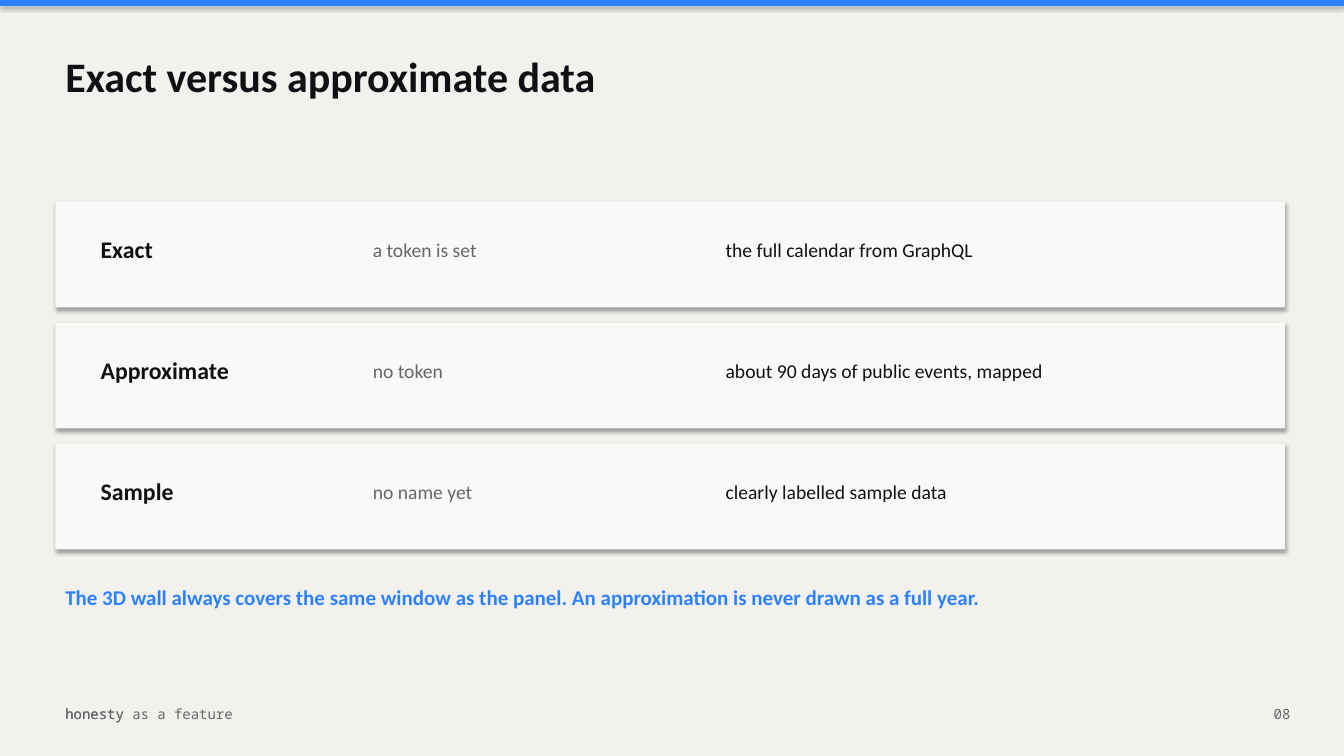
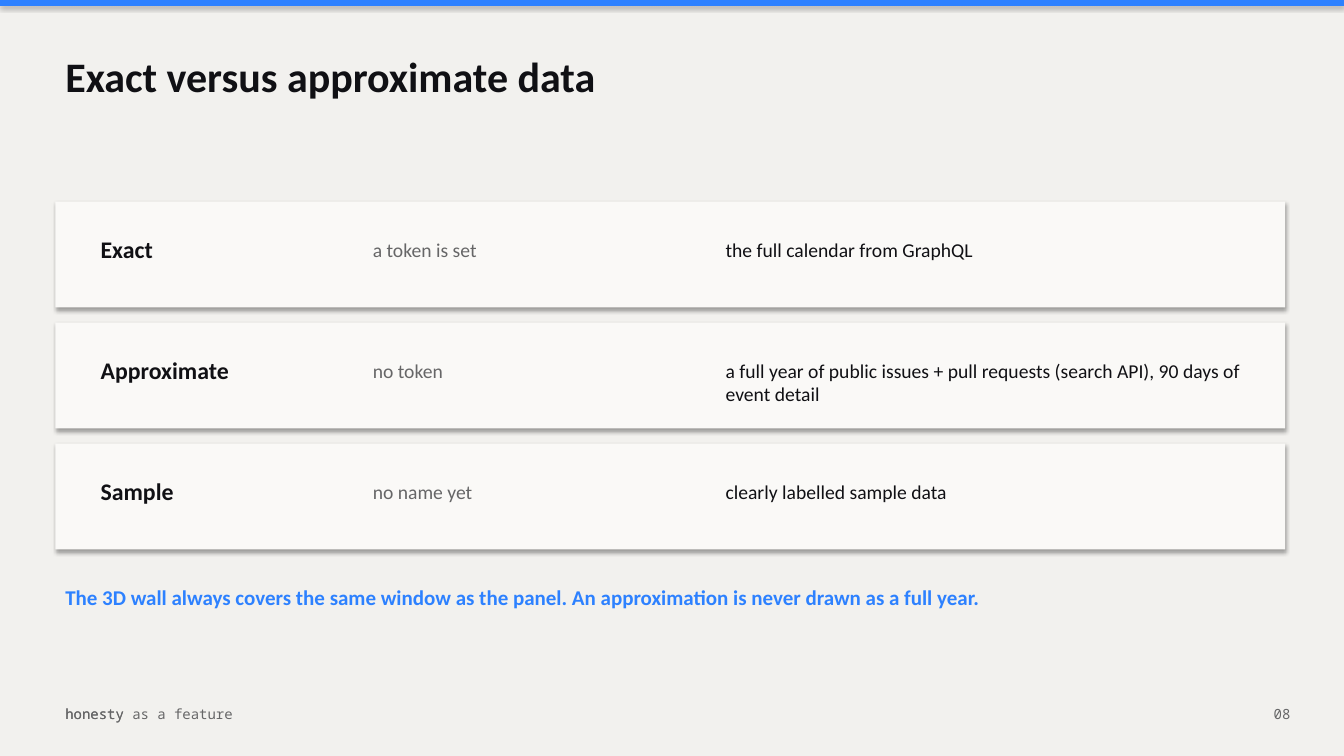
Before and after one commit to Tanmay-Tiwaricyber/contribmatch, a slide deck: slide 8 of docs/ContribMatch-Pitch-Deck.pptx. Drawn at 1344x756 pixels with LibreOffice and Linux fonts; fonts in the diff are those of the drawing. Boxes give left, top, right and bottom in pixels: in the first picture for what was removed or moved away, otherwise in the second. Text is boxed around its words. In the diff, an @@ line names an element or a change of style, - is before the commit and + after.

Commit message:
Widen the no-token graph: a full year of public issues and pull requests via the search API, merged behind the 90-day event detail

```diff
--- a/docs/ContribMatch-Pitch-Deck.pptx
+++ b/docs/ContribMatch-Pitch-Deck.pptx
@@ text at (x1=726, y1=364, x2=1239, y2=401): text changed @@
-about 90 days of public events, mapped
+a full year of public issues + pull requests (search API), 90 days of event detail
```
Also in this commit, not shown: 1 other slide changed, 13 other files.
